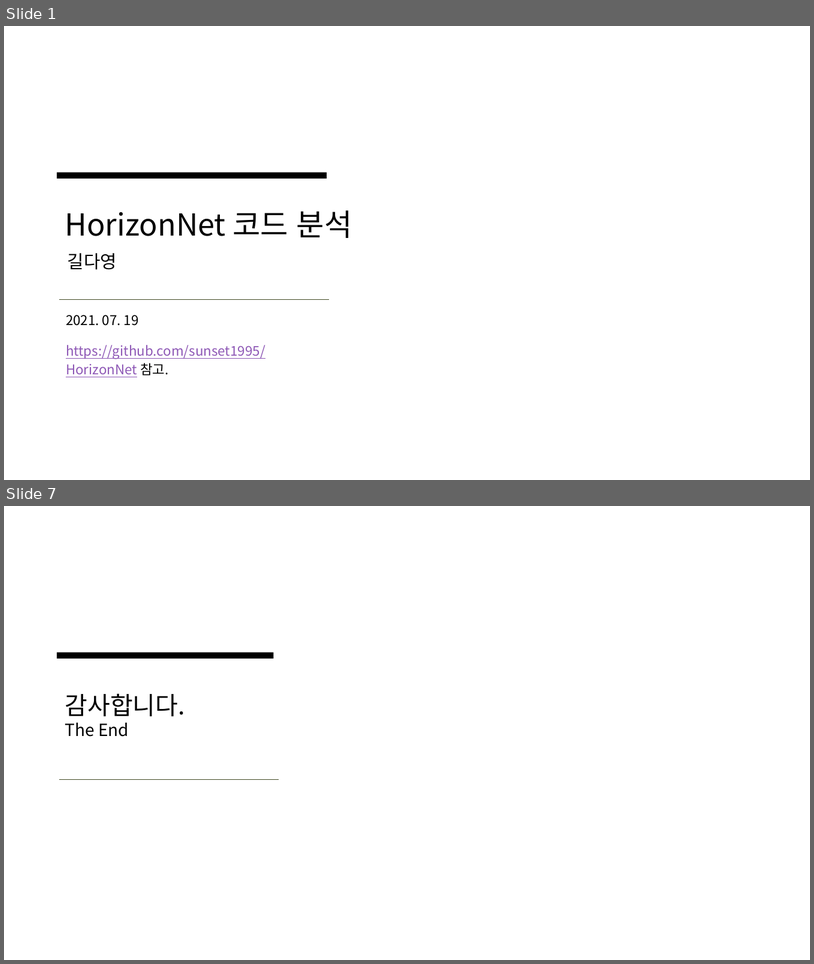
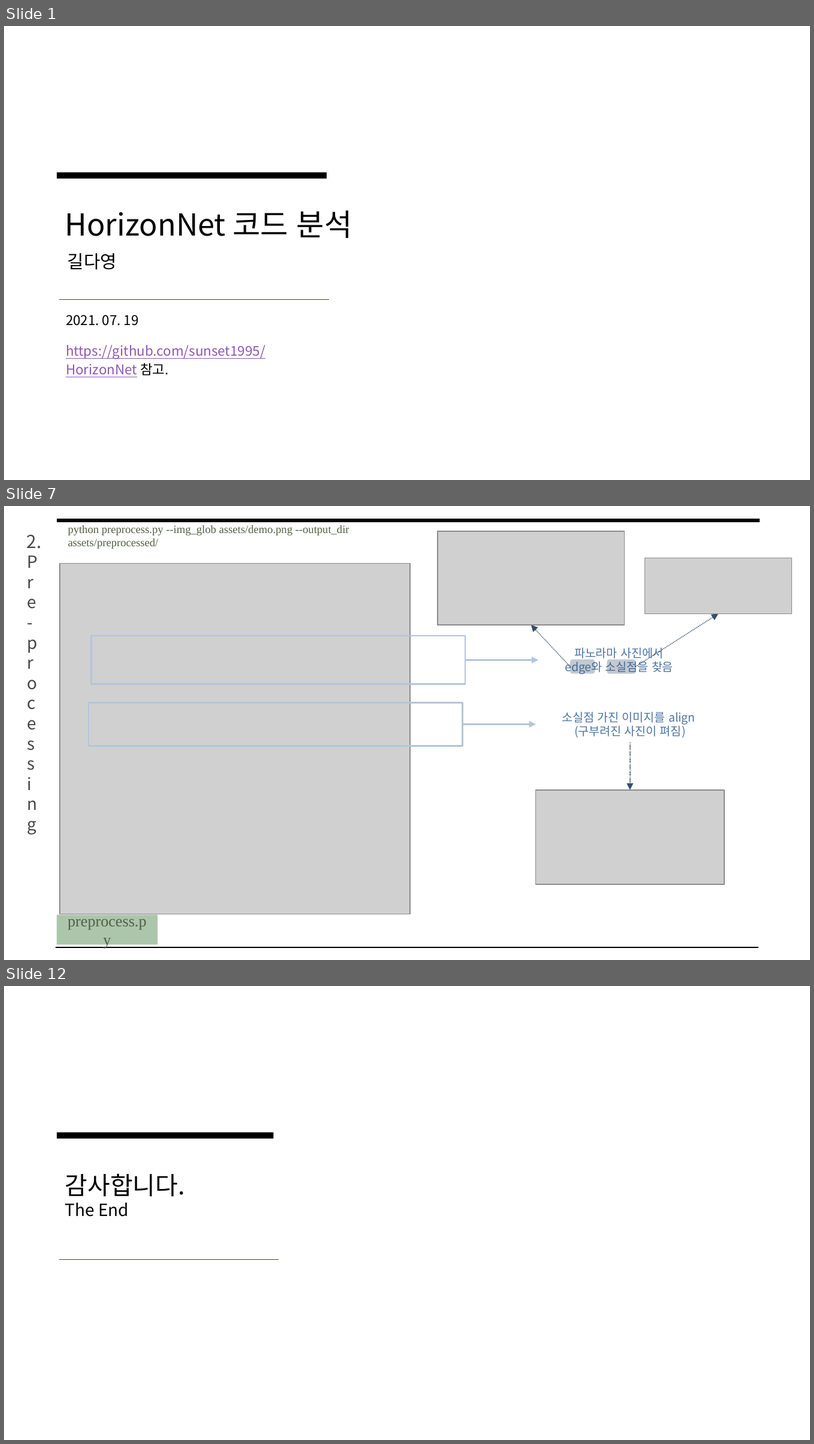
Before and after one commit to arittung/3D_Room_Layout_estimation, a slide deck: 관련 자료/HorizonNet 코드 분석.pptx. Shown one above the other, each under a label of ours: slides 1 and 7 before the commit, slides 1, 7 and 12 after it; the slides between them are not shown. The pictures are 814x964 and 814x1444 pixels, drawn with LibreOffice and Linux fonts; fonts in the diff are those of the drawing; grey boxes stand for pictures. Boxes give left, top, right and bottom in pixels: in the first picture for what was removed or moved away, otherwise in the second. Text is boxed around its words. In the diff, an @@ line names an element or a change of style, - is before the commit and + after.

```diff
--- a/관련 자료/HorizonNet 코드 분석.pptx
+++ b/관련 자료/HorizonNet 코드 분석.pptx
@@ slide 7 added at (x1=4, y1=506, x2=810, y2=960), background #FFFFFF @@
@@ line added from (56, 520) to (759, 520), #000000 3 pt @@
@@ text added at (x1=27, y1=535, x2=42, y2=549), 16 pt, text #474747 @@
+2.
@@ text added at (x1=68, y1=525, x2=350, y2=549), 10 pt, text #536142 @@
+python preprocess.py --img_glob assets/demo.png --output_dir assets/preprocessed/
@@ picture added at (x1=438, y1=531, x2=625, y2=625) @@
@@ text added at (x1=15, y1=543, x2=48, y2=959), 15 pt, text #474747 @@
+Pre-processing
@@ picture added at (x1=645, y1=558, x2=792, y2=614) @@
@@ picture added at (x1=60, y1=563, x2=410, y2=913) @@
@@ arrow added from (570, 666) to (531, 625), #344E6D 0.75 pt dashed @@
@@ arrow added from (636, 666) to (719, 614), #344E6D 0.75 pt dashed @@
@@ rectangle added at (x1=91, y1=636, x2=465, y2=684), outline #B3C5DA 1.5 pt @@
@@ text added at (x1=565, y1=648, x2=674, y2=675), 10.5 pt, text #4E75A3 @@
+파노라마 사진에서
+edge와 소실점을 찾음
@@ arrow added from (465, 660) to (539, 660), #B3C5DA 1.5 pt @@
@@ rounded rectangle added at (x1=570, y1=659, x2=595, y2=674), fill #344E6D at 30% opacity @@
@@ rounded rectangle added at (x1=607, y1=659, x2=635, y2=674), fill #344E6D at 30% opacity @@
@@ rectangle added at (x1=89, y1=702, x2=463, y2=745), outline #B3C5DA 1.5 pt @@
@@ text added at (x1=562, y1=712, x2=696, y2=738), 10.5 pt, text #4E75A3 @@
+소실점 가진 이미지를 align
+(구부려진 사진이 펴짐)
@@ arrow added from (463, 724) to (536, 724), #B3C5DA 1.5 pt @@
@@ arrow added from (630, 742) to (630, 790), #344E6D 0.75 pt dashed @@
@@ picture added at (x1=536, y1=790, x2=725, y2=884) @@
@@ rectangle added at (x1=56, y1=914, x2=157, y2=944), fill #ACC6AB, 14 pt, text #536142 @@
+preprocess.py
@@ line added from (56, 947) to (759, 947), #000000 0.75 pt @@
@@ what was slide 7 is now slide 12 @@
```
Also in this commit, not shown: 5 slides changed, 4 other slides added, 1 other file.
